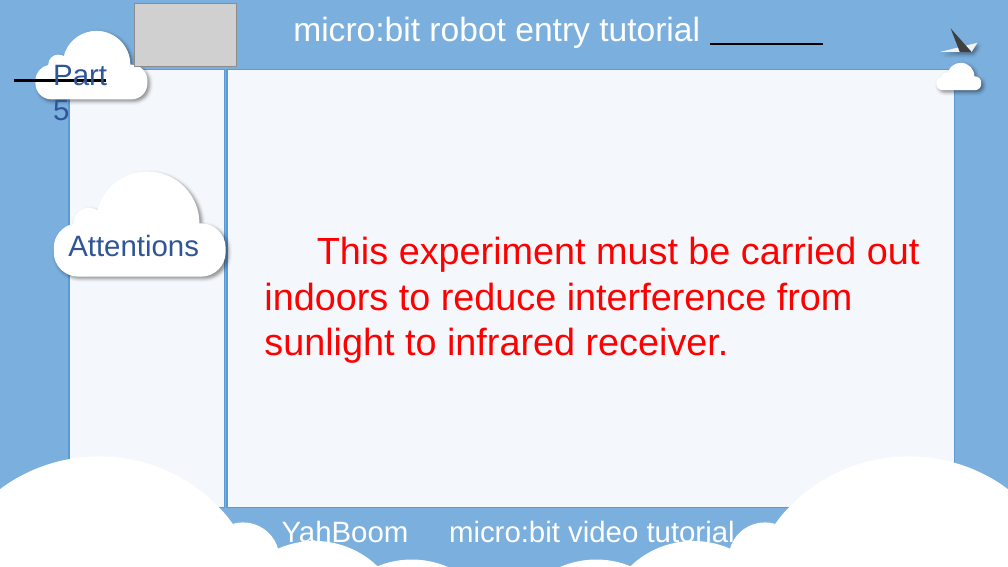
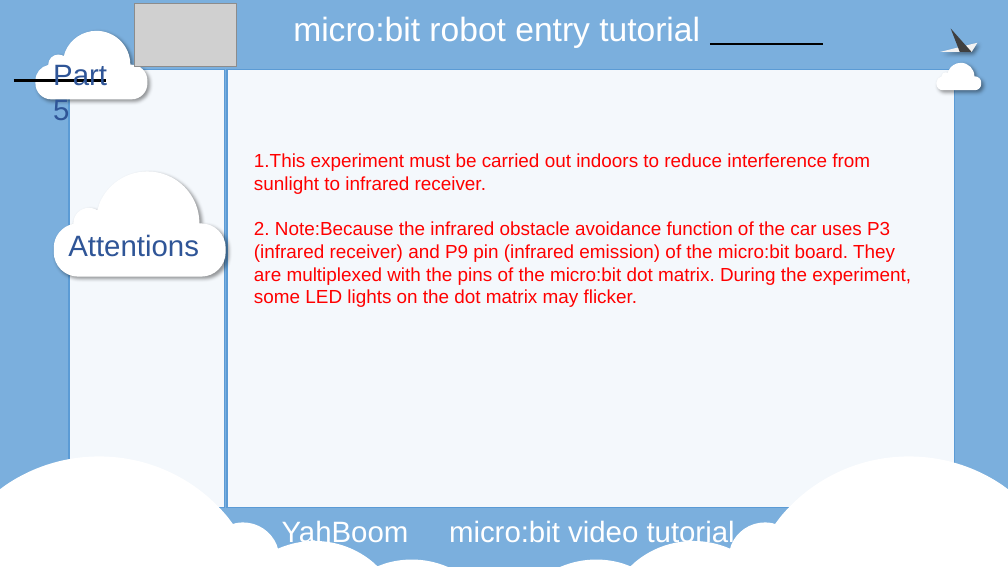
Before and after one commit to YahboomTechnology/Microbit-Smart-Car, a slide deck: slide 9 of 3.Robot lesson/Lesson 7 Following/Lesson 7 Following(Infrared).pptx. Drawn at 1008x567 pixels with LibreOffice and Linux fonts; fonts in the diff are those of the drawing; grey boxes stand for pictures; background and template pictures are left out. Boxes give left, top, right and bottom in pixels: in the first picture for what was removed or moved away, otherwise in the second. Text is boxed around its words. In the diff, an @@ line names an element or a change of style, - is before the commit and + after.

```diff
--- a/3.Robot lesson/Lesson 7 Following/Lesson 7 Following(Infrared).pptx
+++ b/3.Robot lesson/Lesson 7 Following/Lesson 7 Following(Infrared).pptx
@@ text at [254, 153, 911, 307]: text changed; size 36 to 18 pt @@
-This experiment must be carried out indoors to reduce interference from sunlight to infrared receiver.
+1.This experiment must be carried out indoors to reduce interference from sunlight to infrared receiver.
+2. Note:Because the infrared obstacle avoidance function of the car uses P3 (infrared receiver) and P9 pin (infrared emission) of the micro:bit board. They are multiplexed with the pins of the micro:bit dot matrix. During the experiment, some LED lights on the dot matrix may flicker.
```
Also in this commit, not shown: 1 other file.
